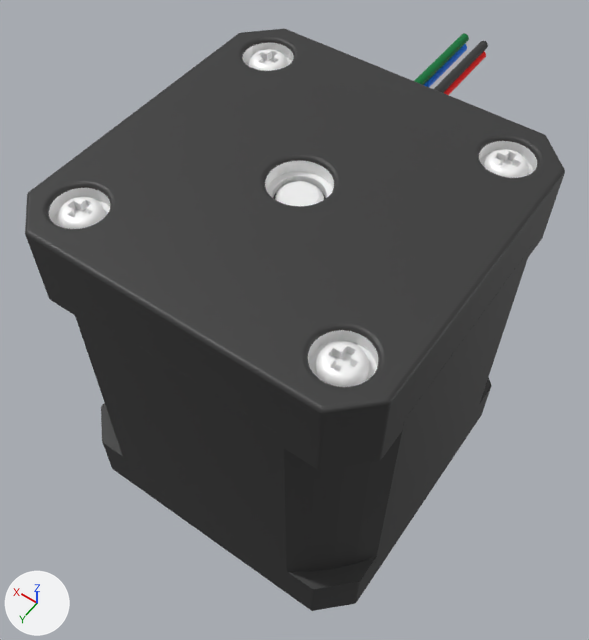
Before and after pictures for a commit that changed the glTF model robot-arm/glb/17HS19-2004S1.glb.
The view is the same before and after, from a 50 mm lens placed at (-35.5, 50.6, 104.1), pointed at (5.7, -7.1, 13.4). Lighting does not change. The marker at lower left points along +X, +Y and +Z. The older version comes first. Where no turn or scale is listed for an object, it has been applied to the vertices. Vertices at exactly the same position are counted once.
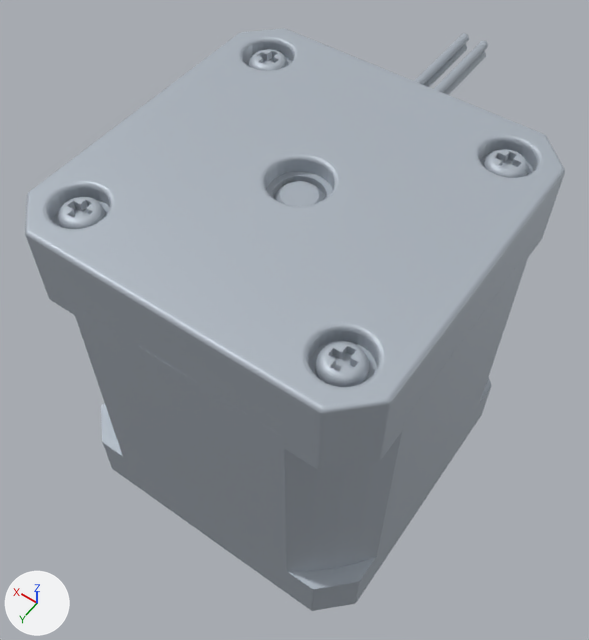
What changed in the scene script:
```text
Change mat_material_0:
    mat_material_0.base_color: (1.0, 1.0, 1.0) -> (0.45, 0.5, 0.56)  # white #ffffff -> light grey #b3bcc5
Change me_mesh_0:
    where me_mesh_0.from_pydata(...)  # 5260 vertices, 10516 faces; spans x -21.2..21.2, y -39.2..21.2, z -24.0..48.0
    used by ob_mesh_0; location = (0.0, 0.0, 0.0)
    me_mesh_0 part 1: 5530 faces spanning x -21.2..21.2, y -39.2..21.2, z -2.0..48.0 switch from mat_material_1 (dark grey #404040) to mat_material_0 (light grey #b3bcc5)
    me_mesh_0 part 2: 76 faces spanning x 0.8..2.0, y -39.2..-19.1, z 42.4..43.5 switch from mat_material_2 (green #008040) to mat_material_0 (light grey #b3bcc5)
    me_mesh_0 part 3: 76 faces spanning x -2.0..-0.8, y -39.2..-19.1, z 41.0..42.1 switch from mat_material_3 (red #ff0000) to mat_material_0 (light grey #b3bcc5)
    me_mesh_0 part 4: 76 faces spanning x 0.8..2.0, y -39.2..-19.1, z 41.0..42.1 switch from mat_material_4 (blue #0080ff) to mat_material_0 (light grey #b3bcc5)
```

Location of each change, (x1, y1, x2, y2) in pixels of the pictures (589 x 640 px):
'Mesh_0', recoloured, surface changed (dark grey to light grey): (25, 28, 565, 611) in both
part 1 of me_mesh_0, recoloured (dark grey to light grey): (25, 28, 565, 611) in both
part 2 of me_mesh_0, recoloured (green to light grey): (414, 33, 469, 85) in both
part 3 of me_mesh_0, recoloured (red to light grey): (444, 52, 486, 95) in both
part 4 of me_mesh_0, recoloured (blue to light grey): (424, 44, 467, 87) in both
